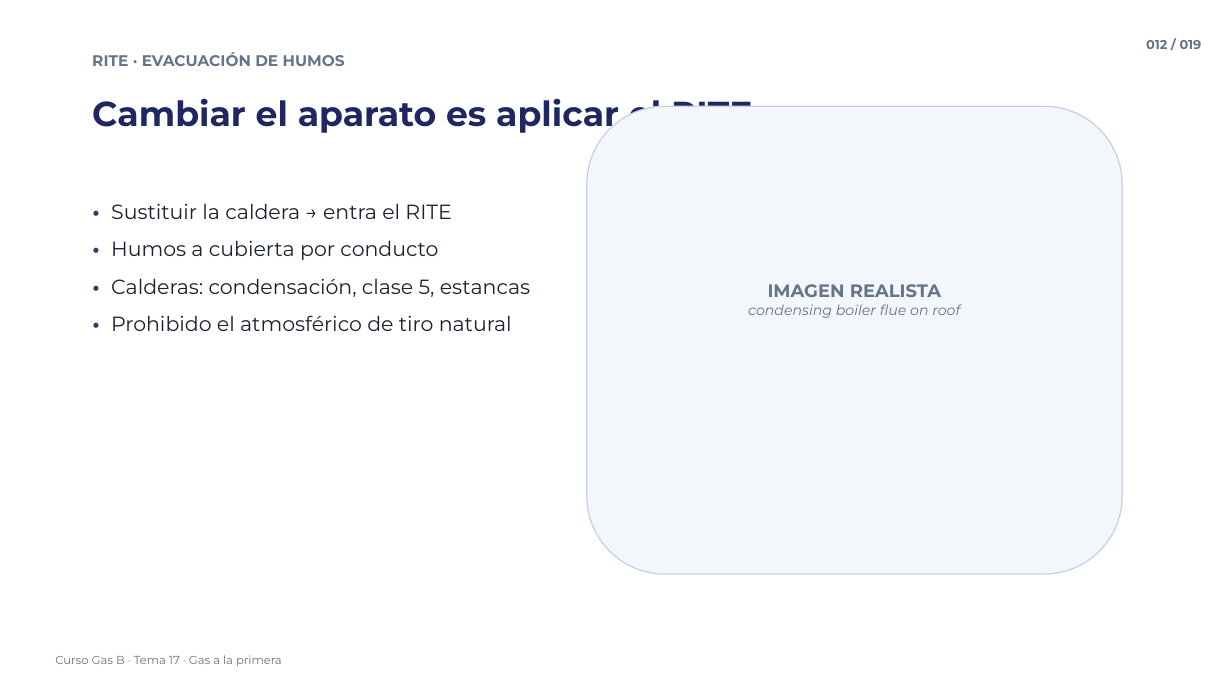
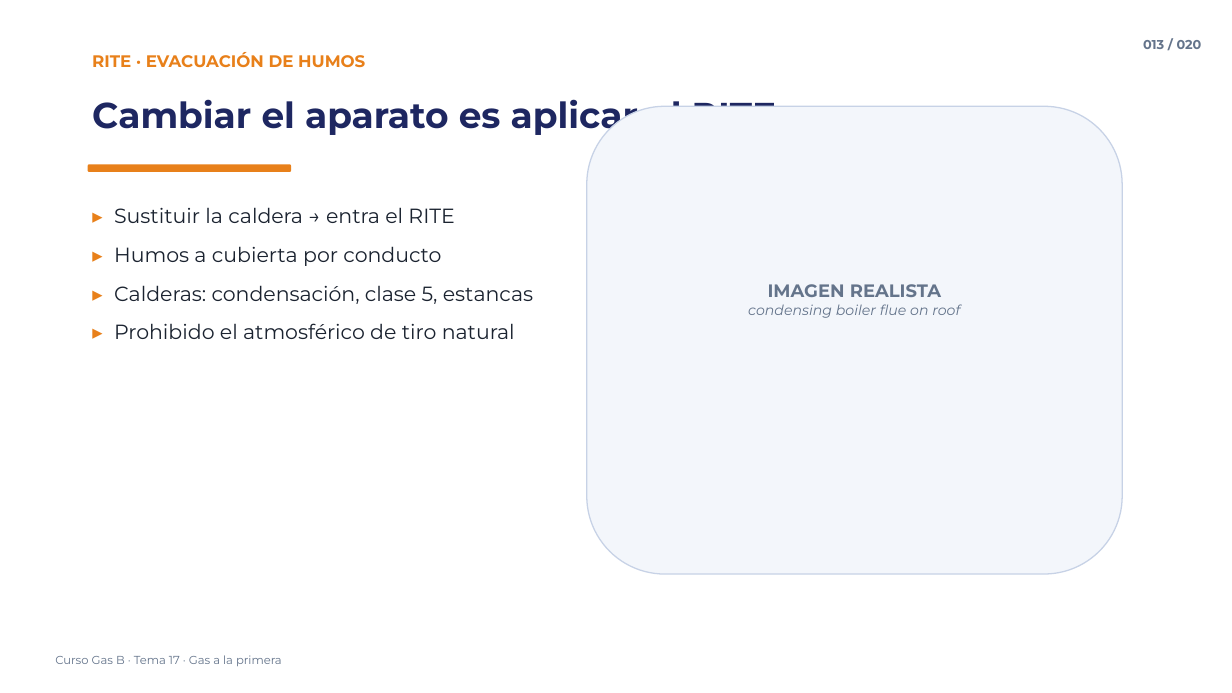
Before and after one commit to noahcuadrado-cmd/averias-frigorificas, a slide deck: slide 13 of Curso Gas B/17 - Gas a la primera (guia practica NEDGIA)/17 - Gas a la primera (guia practica NEDGIA) - Vídeo 3.pptx (slide 12 before the commit). Drawn at 1232x693 pixels with LibreOffice and Linux fonts; fonts in the diff are those of the drawing. Boxes give left, top, right and bottom in pixels: in the first picture for what was removed or moved away, otherwise in the second. Text is boxed around its words. In the diff, an @@ line names an element or a change of style, - is before the commit and + after.

```diff
--- a/Curso Gas B/17 - Gas a la primera (guia practica NEDGIA)/17 - Gas a la primera (guia practica NEDGIA) - Vídeo 3.pptx
+++ b/Curso Gas B/17 - Gas a la primera (guia practica NEDGIA)/17 - Gas a la primera (guia practica NEDGIA) - Vídeo 3.pptx
@@ text "RITE · EVACUACIÓN DE HUMOS" at box(92, 52, 365, 68): size 12 to 13 pt, text colour #64748B to #E8801A @@
@@ text at box(1143, 40, 1202, 49): text changed @@
-012 / 019
+013 / 020
@@ text "Cambiar el aparato es aplicar ..." at box(92, 99, 776, 137): size 27 to 28 pt @@
@@ rounded rectangle added at box(88, 165, 291, 172), fill #E8801A @@
@@ text at box(114, 207, 533, 339): text changed @@
-• Sustituir la caldera → entra el RITE
-• Humos a cubierta por conducto
-• Calderas: condensación, clase 5, estancas
-• Prohibido el atmosférico de tiro natural
+▸ Sustituir la caldera → entra el RITE
+▸ Humos a cubierta por conducto
+▸ Calderas: condensación, clase 5, estancas
+▸ Prohibido el atmosférico de tiro natural
```
Also in this commit, not shown: 18 other slides changed, 1 slide added, 49 other files.
